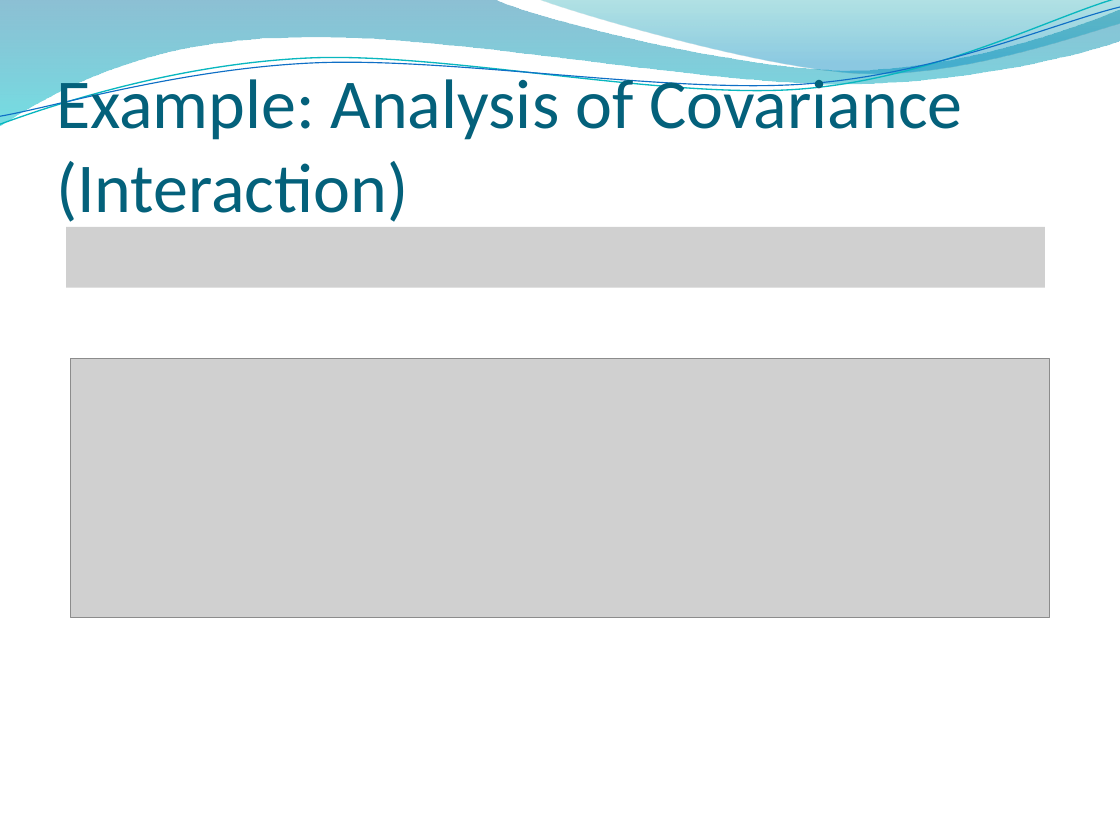
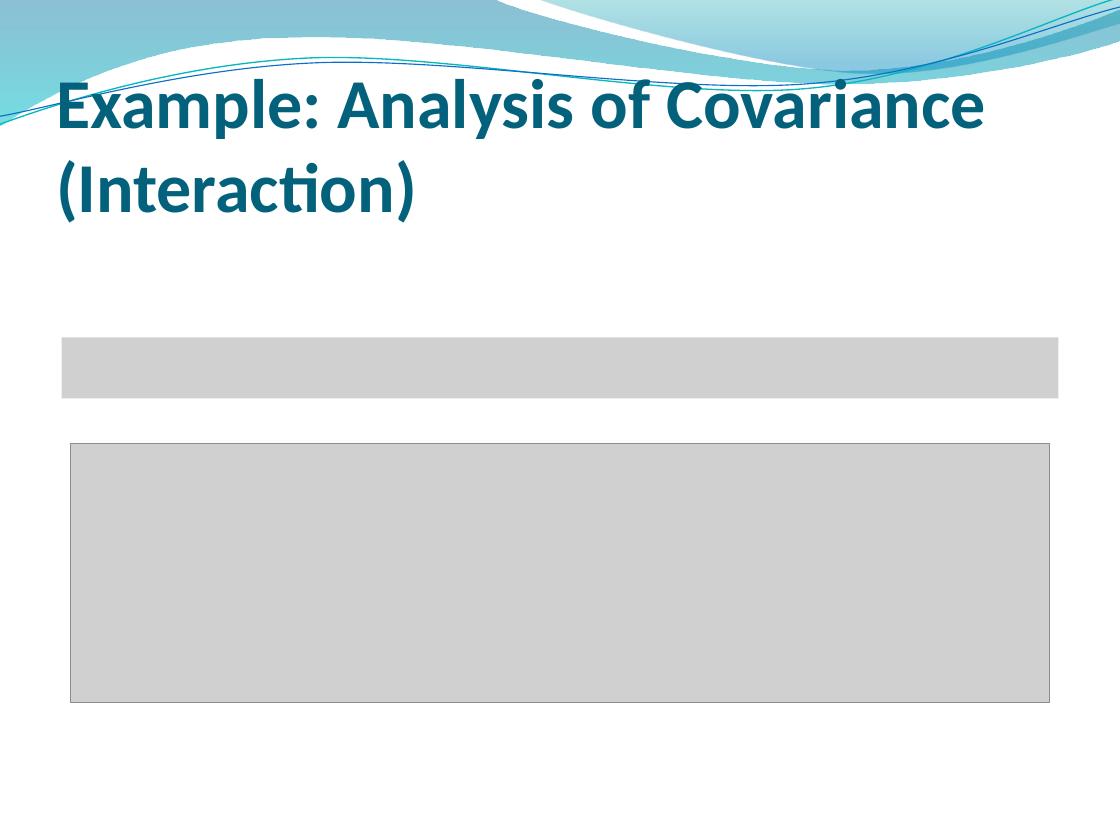
Before and after one commit to ricschuster/R_Workshop_Vienna_2018_02, a slide deck: slide 41 of ppts/Topic 3 Key Components of (Generalized) Linear Models.pptx. Drawn at 1120x840 pixels with LibreOffice and Linux fonts; fonts in the diff are those of the drawing; grey boxes stand for pictures; background and template pictures are left out. Boxes give left, top, right and bottom in pixels: in the first picture for what was removed or moved away, otherwise in the second. Text is boxed around its words. In the diff, an @@ line names an element or a change of style, - is before the commit and + after.

```diff
--- a/ppts/Topic 3 Key Components of (Generalized) Linear Models.pptx
+++ b/ppts/Topic 3 Key Components of (Generalized) Linear Models.pptx
@@ title "Example: Analysis of Covariance (Interaction)" at (56,70,986,223): bold on @@
@@ picture removed at (66,226,1045,287) @@
@@ picture added at (62,337,1058,398) @@
@@ picture: place and size @@
-picture at (71,358,1049,617)
+picture at (71,444,1049,702)
```
Also in this commit, not shown: 40 other slides changed.
